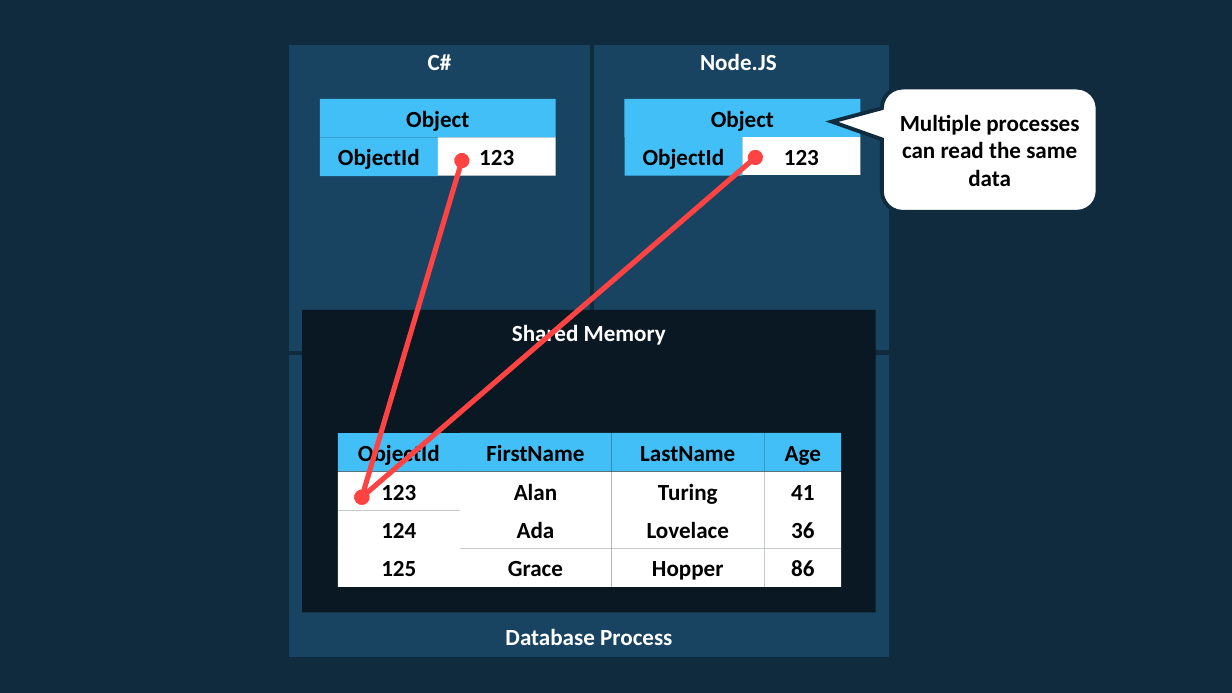
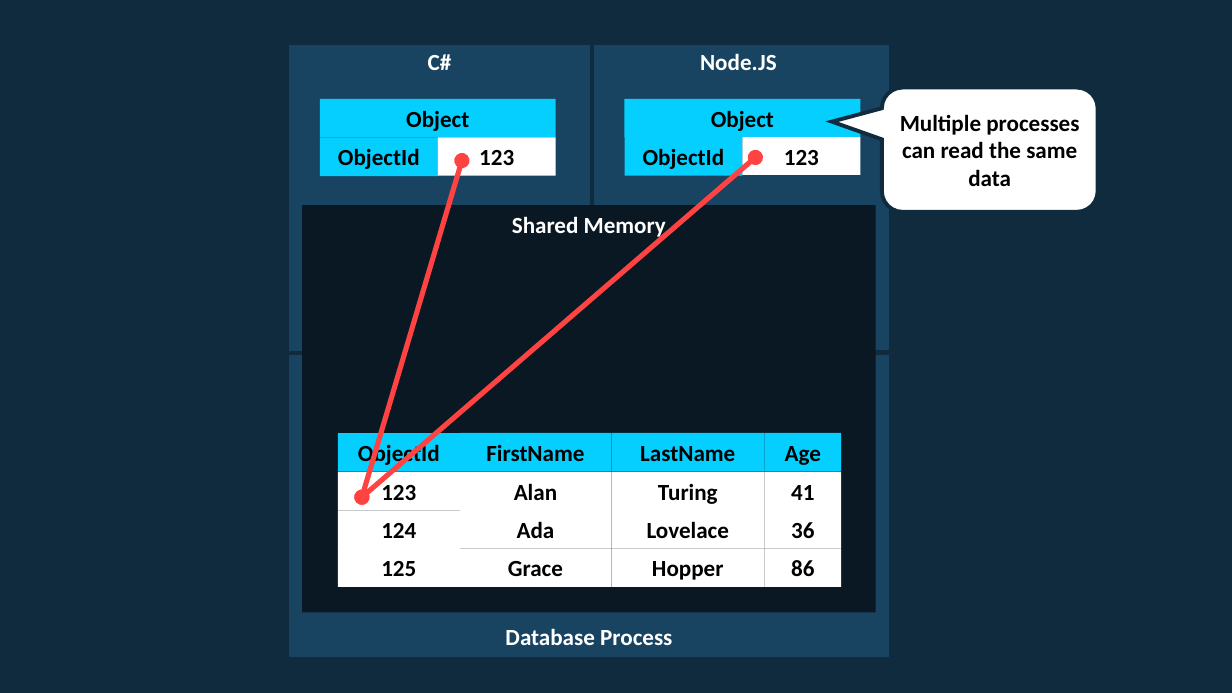
Before and after one commit to rogeralsing/Presentations, a slide deck: slide 16 of Starcounter/usa.pptx (slide 15 before the commit). Drawn at 1232x693 pixels with LibreOffice and Linux fonts; fonts in the diff are those of the drawing. Boxes give left, top, right and bottom in pixels: in the first picture for what was removed or moved away, otherwise in the second. Text is boxed around its words. In the diff, an @@ line names an element or a change of style, - is before the commit and + after.

```diff
--- a/Starcounter/usa.pptx
+++ b/Starcounter/usa.pptx
@@ rectangle "Shared Memory": place and size @@
-rectangle "Shared Memory" at box(302, 310, 876, 612)
+rectangle "Shared Memory" at box(302, 205, 876, 613)
@@ fill #43BFF7 to #05CFFF in 8 elements at box(320, 138, 438, 177), box(320, 99, 555, 138), box(625, 137, 743, 176), box(625, 99, 860, 138), box(460, 433, 612, 471), box(612, 433, 765, 471), box(764, 433, 841, 471), box(338, 433, 460, 471) @@
```
Also in this commit, not shown: 9 other slides changed, 2 slides added.
